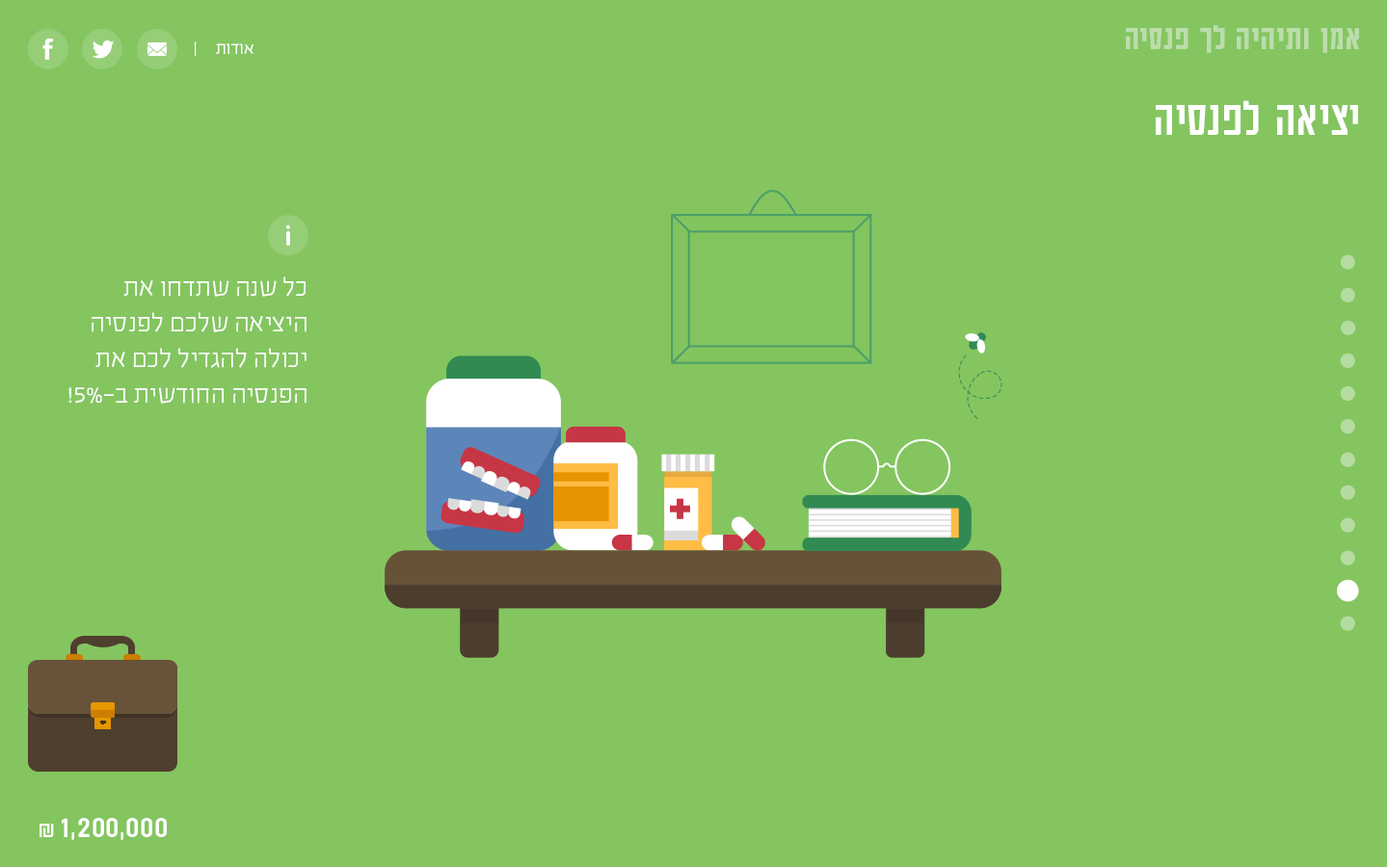
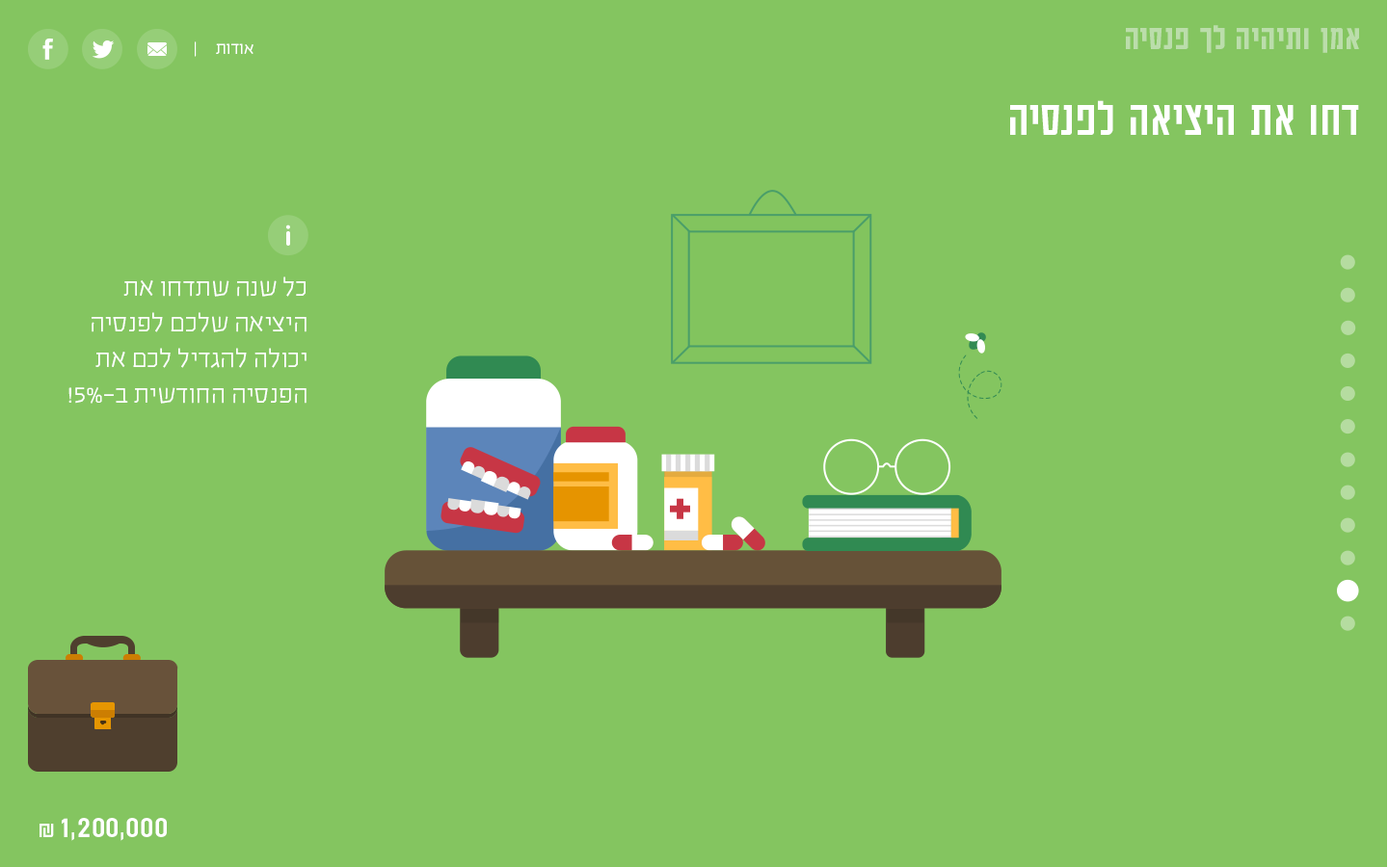
Layers edited between the first and the second (1388, 867) image:
renamed "????? ??????" to (unnamed layer), painted on it over (1009, 100, 1359, 135)
